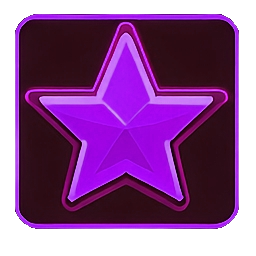
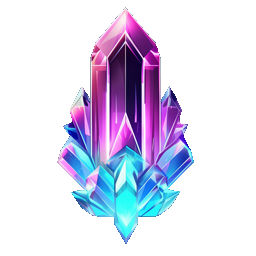
Two versions of the same layered image (w=256, h=256). Layer-by-layer changes:
added layer "Layer 4" above "Layer 5" over [57,7,194,244]
added layer "Layer 5" above "Layer 3" over [55,7,196,244]
hid "Untitled-1-pDWoEOts4-transformed" over [15,14,239,229]
